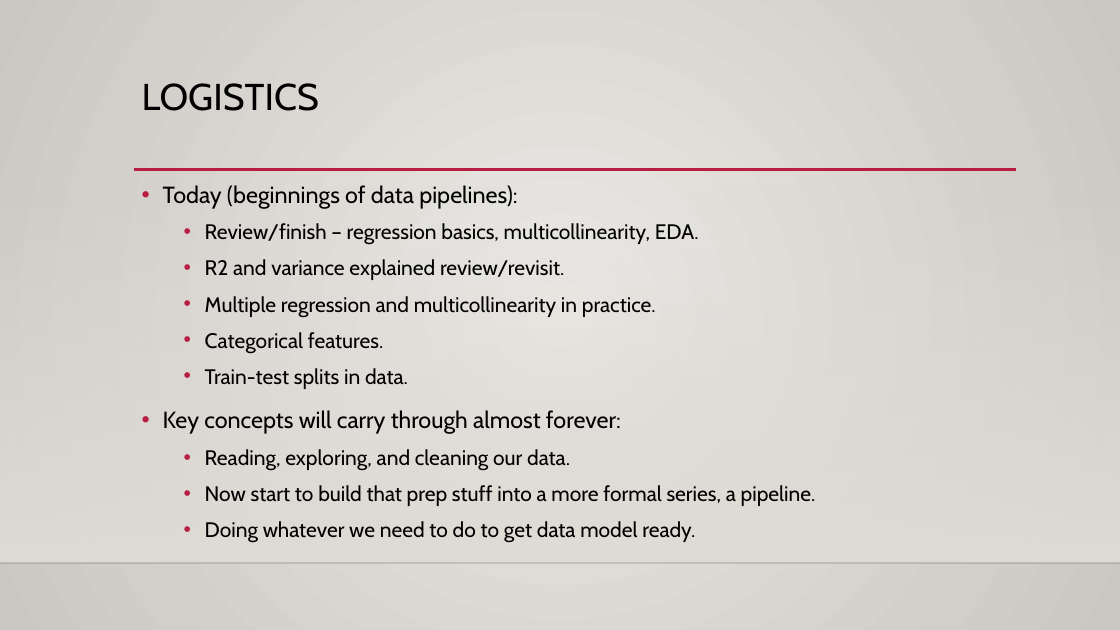
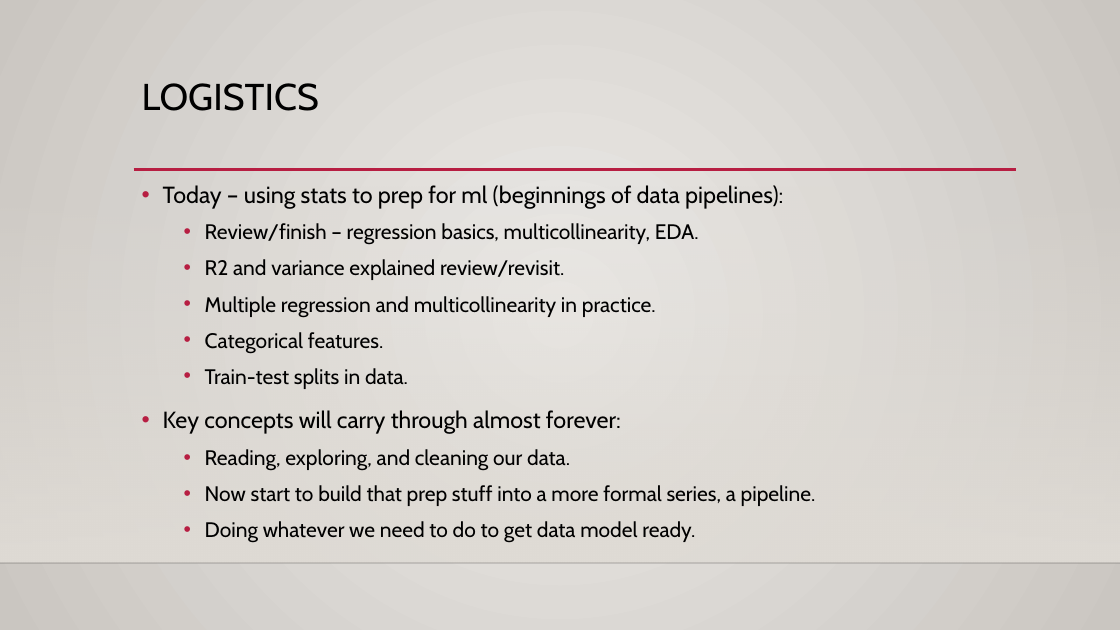
Before and after one commit to AkeemSemperDataScience/Basic_Stats_in_Python_Student_Repository, a slide deck: slide 1 of reference_material/slides/022_encoding.pptx. Drawn at 1120x630 pixels with LibreOffice and Linux fonts; fonts in the diff are those of the drawing; background and template pictures are left out. Boxes give left, top, right and bottom in pixels: in the first picture for what was removed or moved away, otherwise in the second. Text is boxed around its words. In the diff, an @@ line names an element or a change of style, - is before the commit and + after.

```diff
--- a/reference_material/slides/022_encoding.pptx
+++ b/reference_material/slides/022_encoding.pptx
@@ text at [163, 185, 783, 209]: text changed @@
-• Today (beginnings of data pipelines):
+• Today – using stats to prep for ml (beginnings of data pipelines):
```
Also in this commit, not shown: 5 other files.
